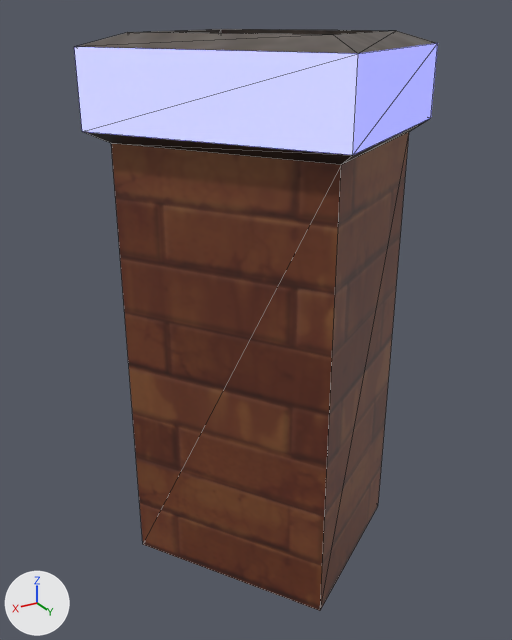
What one commit did to the glTF model public/models/Chimney5.glb.
The view is the same before and after, from a camera (50 mm lens) standing at (2.1, 3.37, 3.82) and looking at (0.06, -0.02, 2.12). The lights are fixed; the arrows at lower left show +X, +Y and +Z. Mesh edges are drawn as thin lines. Where no turn or scale is listed for an object, it has been applied to the vertices.

The first picture shows 'Chimmney.005'.
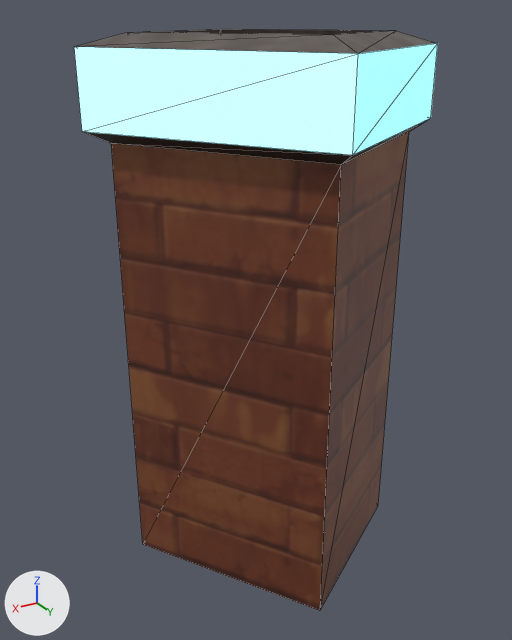
The newer file is also rescaled (x0.573), turned or shifted as a whole; pictures and numbers use the older file's frame.

Location of each change, (x1, y1, x2, y2) in pixels of the pictures (512 x 640 px):
'Chimmney.005', recoloured: (74, 41, 438, 426) in both

Diff of the bpy script that builds the scene:
```diff
--- a/public/models/Chimney5.glb.py
+++ b/public/models/Chimney5.glb.py
@@ mat_blueglowfix @@
+mat_blueglowfix = principled_material('BlueGlowFix')
+mat_blueglowfix.base_color = (1.0, 1.0, 1.0)  # white #ffffff
+mat_blueglowfix.metallic = 1.0
+mat_blueglowfix.roughness = 1.0
+mat_blueglowfix.emission_color = (0.022, 0.598, 0.787)  # cyan #29cbe5
+mat_blueglowfix.emission_strength = 1.0
@@ me_scene_095 @@
 me_scene_095.from_pydata(...)  # 24 vertices, 42 faces; spans x -0.95..0.95, y -0.97..0.97, z 0.0..3.17
 me_scene_095.materials.append(mat_christmas_log_village_003)
-me_scene_095.materials.append(mat_blueglow)  # white #ffffff
+me_scene_095.materials.append(mat_blueglowfix)  # white #ffffff
```
